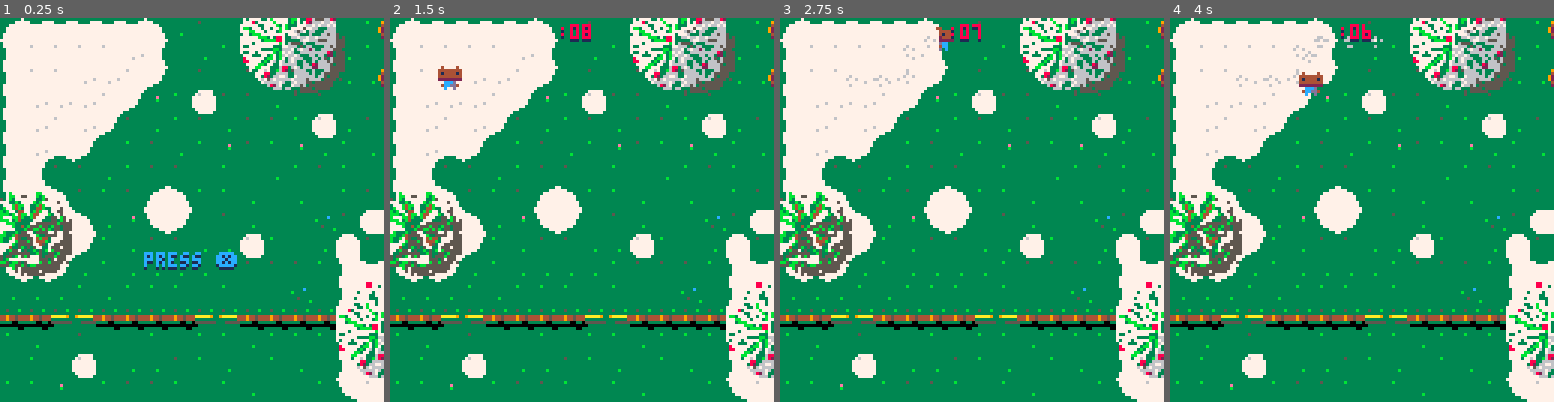
Above: before the commit, frames 1-4 (left to right).
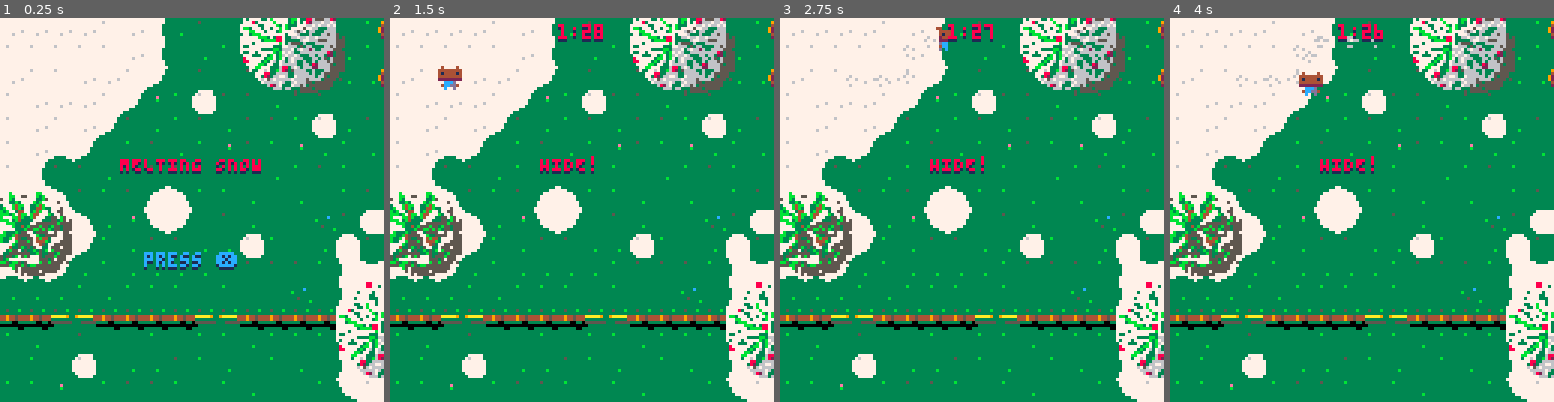
Above: after the commit, the same moments.

Repository: ElectricToy/pico-8
Game: PICO-8 cartridge snow.p8
Same seed, same stepped clock (60 frames per second), same inputs: the game is played once before the commit and once after it.
Inputs:
- Up to frame 1 (0.25 s): no input
- Up to frame 2 (1.5 s): tap X (X key) at 0.33, 1.07 s; tap O (Z key) at 0.7 s
- Up to frame 3 (2.75 s): hold Right 1.6-2.1 s; tap O (Z key) at 1.7, 2.1, 2.5 s; tap X (X key) at 1.85 s; hold Up 2.15-2.42 s; hold Right from 2.47 s (still down)
- Up to frame 4 (4 s): tap O (Z key) at 2.9, 3.3, 3.7 s; tap X (X key) at 2.97 s; release Right at 3.03 s; hold Left 3.08-3.58 s; hold Down 3.63-3.97 s

The runs differ from the first frame. In frame 1, 2.0% of the frame differs, in the area x 0-68%, y 0-69%; in frame 2, 1.9%; in frame 3, 1.8%; in frame 4, 1.9%.

Commit message:
State announcements, hide/seek timers.

Diff:
--- a/snow.p8
+++ b/snow.p8
@@ -190,6 +190,7 @@
 		animation = { 0 },
 		animationindex = 1,
 		spriteflip = false,
+		visible = true,
 	}
 	return setmetatable( newobj, self )
 end
@@ -200,6 +201,8 @@
 end
 
 function sprite:draw()
+	if self.visible == false then return end
+
 	local pos = self.pos
 	local sprite = self:currentsprite()
 	spr( sprite, pos.x, pos.y, self.spriteDims.x, self.spriteDims.y, self.spriteflip )
@@ -421,6 +424,8 @@
 	newobj.footprintsprite = 112
 	newobj.footstep_sfx = 0
 	newobj.footstep_sfx_snowy = 2
+	newobj.covering = nil
+	newobj.enteredcoveringtime = nil
 
 	return setmetatable( newobj, self )
 end
@@ -446,10 +451,35 @@
 function player:update()
 	self:superclass().update( self )
 
-	local covering = find_covering_hidingplace( self.pos, self.radius )
-	if covering then
-		printh( "TODO: covered" )
-	end
+	local newcovering = find_covering_hidingplace( self.pos, self.radius )
+
+	if self.covering ~= newcovering then
+		if self.covering then
+			self:leavecovering( self.covering )
+		end
+
+		self.covering = newcovering
+
+		if self.covering then
+			self:entercovering( self.covering )
+		end
+	end
+end
+
+function player:entercovering( covering )
+	self.enteredcoveringtime = stateTicks
+end
+
+function player:leavecovering( covering )
+	self.enteredcoveringtime = nil
+end
+
+function player:currentcovering()
+	return self.covering
+end
+
+function player:secondsundercovering()
+	return self.enteredcoveringtime and ticks_to_seconds( stateTicks - self.enteredcoveringtime ) or 0
 end
 
 function player:updategates( mappos )
@@ -688,8 +718,8 @@
 	-- trees
 
 	-- TODO tree coverage radii
-	local smalltreecoverageradius = 4 * 8
-	local largetreecoverageradius = 4 * 8
+	local smalltreecoverageradius = 3 * 8
+	local largetreecoverageradius = 3 * 8
 
 	local smalltreeshadowoffset = vector:new( 1, 1 )
 	local largetreeshadowoffset = vector:new( 4, 4 )
@@ -789,6 +819,13 @@
 	return setmetatable( newobj, self )
 end
 
+-- -- TODO
+-- function hidingplace:draw()
+-- 	if currentplayer == nil or self:covers( currentplayer.pos, currentplayer.radius ) == false or flicker( 16 ) then
+-- 		self:superclass().draw( self )
+-- 	end
+-- end
+
 function hidingplace:covers( pos, radius )
 	return self.pos.x + self.coverageUL.x <= pos.x and pos.x <= self.pos.x + self.coverageBR.x and
 		   self.pos.y + self.coverageUL.y <= pos.y and pos.y <= self.pos.y + self.coverageBR.y
@@ -806,6 +843,11 @@
 -- initial scene
 
 function is_snow( pos )
+	-- everything outside the bounds is snow.
+	if pos.x < 0 or pos.y < 0 or pos.x >= world_size.x or pos.y >= world_size.y then
+		return true
+	end
+
 	return fget( mget( pos.x, pos.y ), 3 )
 end
 
@@ -912,7 +954,7 @@
 -- game states
 
 function ticks_to_seconds( ticks )
-	return flr( ticks / 30 )
+	return ticks / 30
 end
 
 function printshadowed( text, x, y, color )
@@ -926,13 +968,77 @@
 end
 
 function drawcountdown( countdown )
-	local totalseconds = ticks_to_seconds( countdown )
+	-- Flicker, urgency color, etc.
+	-- TODO
+
+	local totalseconds = flr( ticks_to_seconds( countdown ))
 	local minutes = flr( totalseconds / 60 )
 	local seconds = totalseconds % 60
 	printshadowed( ( minutes > 0 and minutes or "" ) .. ":" .. ( seconds < 10 and "0" or "" ) .. seconds, 56, 2, 8 )
 end
 
-hiding_seconds = 10
+function flicker( hertz )
+	if hertz == nil then
+		return true
+	end
+	return band( flr( ticks_to_seconds( totalUpdates * hertz ) ), 1 ) != 0
+end
+
+function stateannouncement( text, x )
+	printshadowed( text, x or 40, 46, 8 )
+end
+
+function promptcoveredcountdown( secondsRemaining, promptText )
+	-- TODO
+	local seconds = -flr( -secondsRemaining )
+	printshadowed( promptText .. ": " .. seconds .. "..." , 40, 20, 14 )
+end
+
+function seekerwins()
+	-- TODO
+	gotostate( "outcome" )
+end
+
+seeker_seek_cover_time_limit_seconds = 5
+hider_finish_cover_time_limit_seconds = 4
+
+lastsearchedcovering = nil
+
+function testseekerfoundhider()
+	local hidercovering = hider:currentcovering()
+
+	-- is the hider hidden?
+	if hidercovering == nil then
+		-- no. test proximity
+		if is_close( hider.pos, seeker.pos, 8 ) then
+			seekerwins()
+			return
+		end
+	else
+		-- yes. test under the same cover at the time limit.
+		local seekercovering = seeker:currentcovering()
+		if seekercovering then
+			if seekercovering ~= lastsearchedcovering and seeker:secondsundercovering() >= seeker_seek_cover_time_limit_seconds then
+				lastsearchedcovering = seekercovering
+
+				if seekercovering == hidercovering then
+					seekercovering.visible = false
+					seekerwins()
+					return
+				else
+					-- report failure here.
+					-- TODO
+				end
+			end
+		else
+			lastsearchedcovering = nil
+		end
+	end
+end
+
+totalUpdates = 0
+
+hiding_seconds = 90
 seeking_seconds = hiding_seconds
 
 hiding_ticks = hiding_seconds * 30
@@ -956,7 +1062,8 @@
 	end,
 
 	draw = function( self )
-	drawpressxprompt()
+		stateannouncement( "MELTING SNOW")
+		drawpressxprompt()
 	end,
 
 	endstate = function( self )
@@ -978,12 +1085,32 @@
 		local remainingTicks = hiding_ticks - stateTicks
 		if remainingTicks <= 0 then
 			gotostate( "seeking_prepare" )
+			return
+		end
+
+		local hiddenseconds = hider:secondsundercovering()
+		if hiddenseconds then
+			if hiddenseconds >= hider_finish_cover_time_limit_seconds then
+				gotostate( "seeking_prepare" )
+				return
+			end
 		end
 	end,
 
 	draw = function( self )
 		local remainingTicks = hiding_ticks - stateTicks
 		drawcountdown( remainingTicks )
+
+		local hiddenseconds = hider:secondsundercovering()
+		if hiddenseconds and hiddenseconds > 0 then
+			promptcoveredcountdown( hider_finish_cover_time_limit_seconds - hiddenseconds, "HIDE?" )
+		end
+
+		-- TODO temporary
+		if ticks_to_seconds( stateTicks ) < 5 then
+			stateannouncement( "HIDE!", 50 )
+		end
+
 	end,
 
 	endstate = function( self )
@@ -1012,6 +1139,7 @@
 
 	draw = function( self )
 		drawpressxprompt()
+		stateannouncement( "READY TO SEEK?" )
 	end,
 
 	endstate = function( self )
@@ -1020,6 +1148,8 @@
 
 gamestates[ "seeking" ] =
 {
+	coveredTimeLimit = 4,
+
 	beginstate = function( self )
 		-- music( 0 )
 
@@ -1031,11 +1161,24 @@
 		if remainingTicks <= 0 then
 			gotostate( "outcome" )
 		end
+
+		testseekerfoundhider()
+
 	end,
 
 	draw = function( self )
 		local remainingTicks = seeking_ticks - stateTicks
 		drawcountdown( remainingTicks )
+
+		local coveredseconds = seeker:secondsundercovering()
+		if lastsearchedcovering ~= seeker:currentcovering() and coveredseconds > 0 then
+			promptcoveredcountdown( seeker_seek_cover_time_limit_seconds - coveredseconds, "SEARCHING" )
+		end
+
+		if ticks_to_seconds( stateTicks ) < 5 then
+			stateannouncement( "SEEK!", 50 )
+		end
+
 	end,
 
 	endstate = function( self )
@@ -1058,6 +1201,10 @@
 
 	draw = function( self )
 		drawpressxprompt()
+		stateannouncement( "GAME OVER", 45 )
+
+		-- Show outcome
+		-- TODO
 	end,
 
 	endstate = function( self )
@@ -1185,6 +1332,8 @@
 end
 
 function _update()
+
+	totalUpdates += 1
 
 	if currentgamestate then
 		stateTicks += 1
